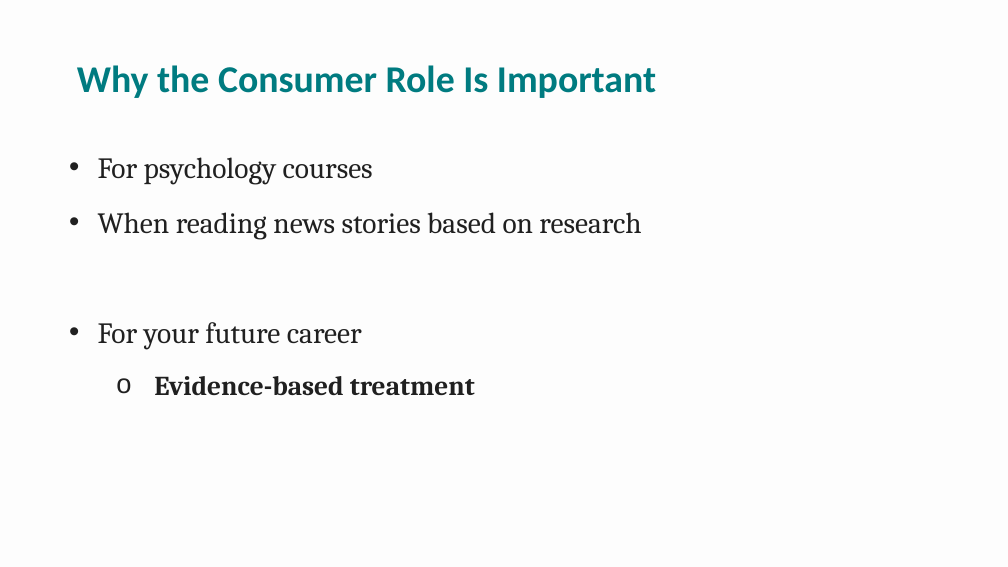
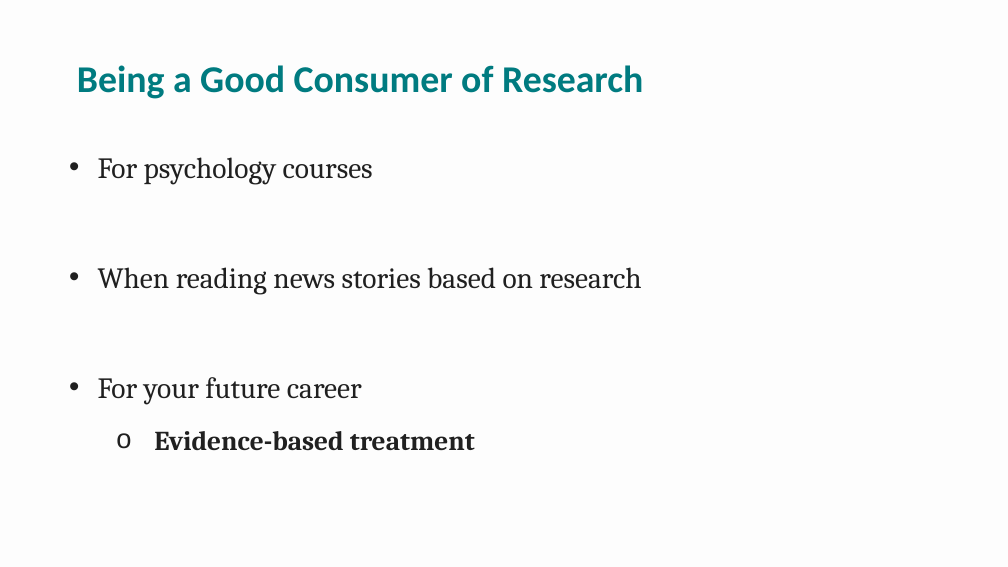
Before and after one commit to npm27/Teaching-Materials, a slide deck: slide 3 of Research Methods/Spring 26/Slides/1 Chapter 1.pptx (slide 4 before the commit). Drawn at 1008x567 pixels with LibreOffice and Linux fonts; fonts in the diff are those of the drawing. Boxes give left, top, right and bottom in pixels: in the first picture for what was removed or moved away, otherwise in the second. Text is boxed around its words. In the diff, an @@ line names an element or a change of style, - is before the commit and + after.

```diff
--- a/Research Methods/Spring 26/Slides/1 Chapter 1.pptx
+++ b/Research Methods/Spring 26/Slides/1 Chapter 1.pptx
@@ title at <box>77,65,643,99</box>: text changed @@
-Why the Consumer Role Is Important
+Being a Good Consumer of Research
@@ text "For psychology courses" rewrapped from <box>98,157,641,396</box> to <box>98,157,641,451</box> @@
```
Also in this commit, not shown: 3 other slides changed, 2 slides removed, 2 other files.
